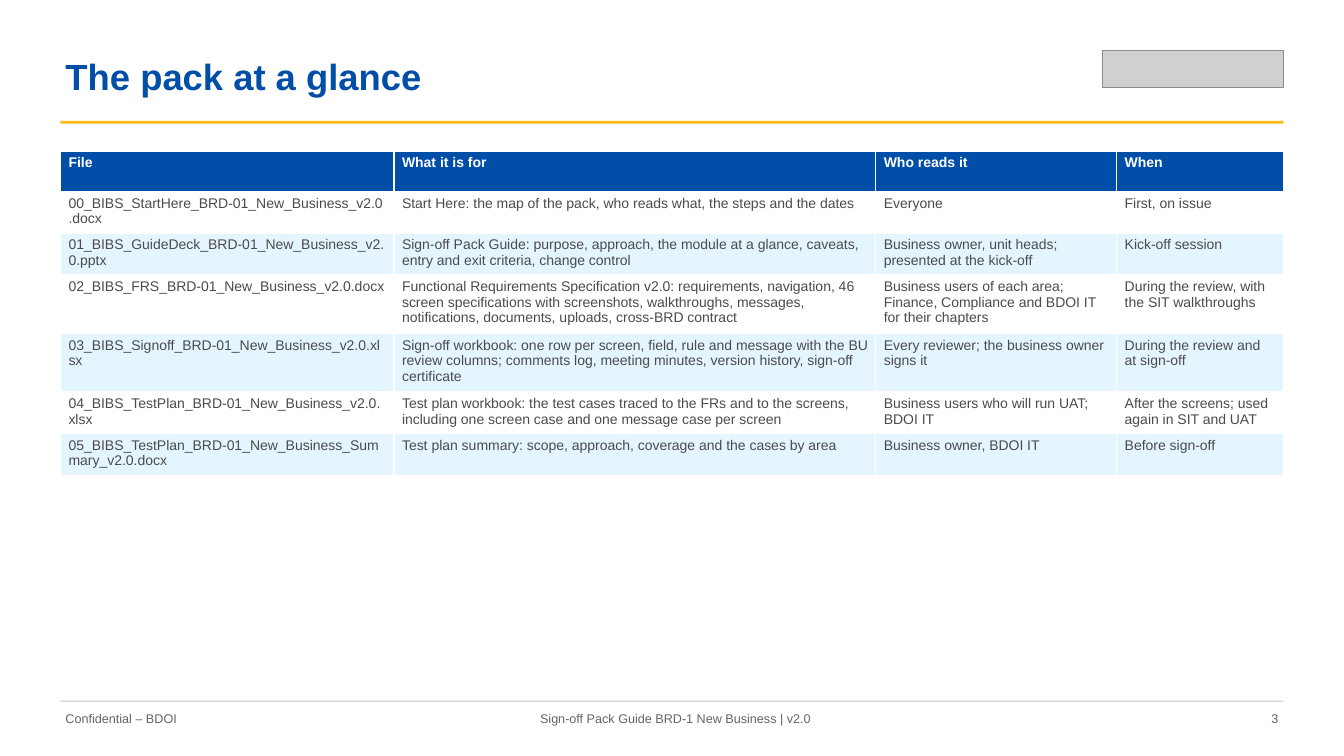
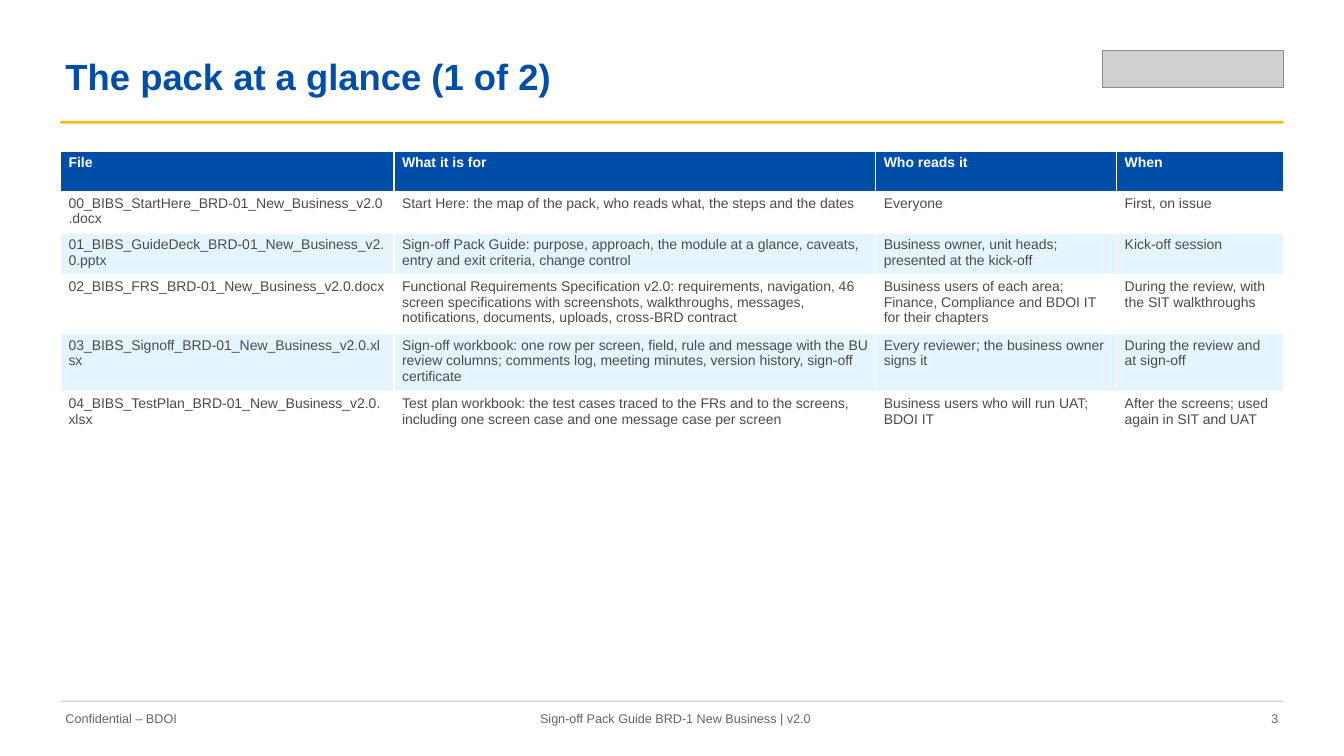
Before and after one commit to IortaTexhNXT-DEV/FinVerse, a slide deck: slide 3 of docs/deliverables/out/Drop-1_Transactional/BRD-01_New_Business/01_BIBS_GuideDeck_BRD-01_New_Business_v2.0.pptx. Drawn at 1344x756 pixels with LibreOffice and Linux fonts; fonts in the diff are those of the drawing; grey boxes stand for pictures. Boxes give left, top, right and bottom in pixels: in the first picture for what was removed or moved away, otherwise in the second. Text is boxed around its words. In the diff, an @@ line names an element or a change of style, - is before the commit and + after.

Commit message:
BRD-01 New Business set v2.0 rebuilt on the retaken screenshots: 00 to 05 and the UX documents 07 to 09; drop indexes

```diff
--- a/docs/deliverables/out/Drop-1_Transactional/BRD-01_New_Business/01_BIBS_GuideDeck_BRD-01_New_Business_v2.0.pptx
+++ b/docs/deliverables/out/Drop-1_Transactional/BRD-01_New_Business/01_BIBS_GuideDeck_BRD-01_New_Business_v2.0.pptx
@@ text at <box>65,63,550,97</box>: text changed @@
-The pack at a glance
+The pack at a glance (1 of 2)
@@ table at <box>60,151,1284,431</box> @@
-row 7: 05_BIBS_TestPlan_BRD-01_New_Business_Summary_v2.0.docx | Test plan summary: scope, approach, coverage and the cases by area | Business owner, BDOI IT | Before sign-off
```
Also in this commit, not shown: 22 other slides changed, 1 slide added, 8 other files.
